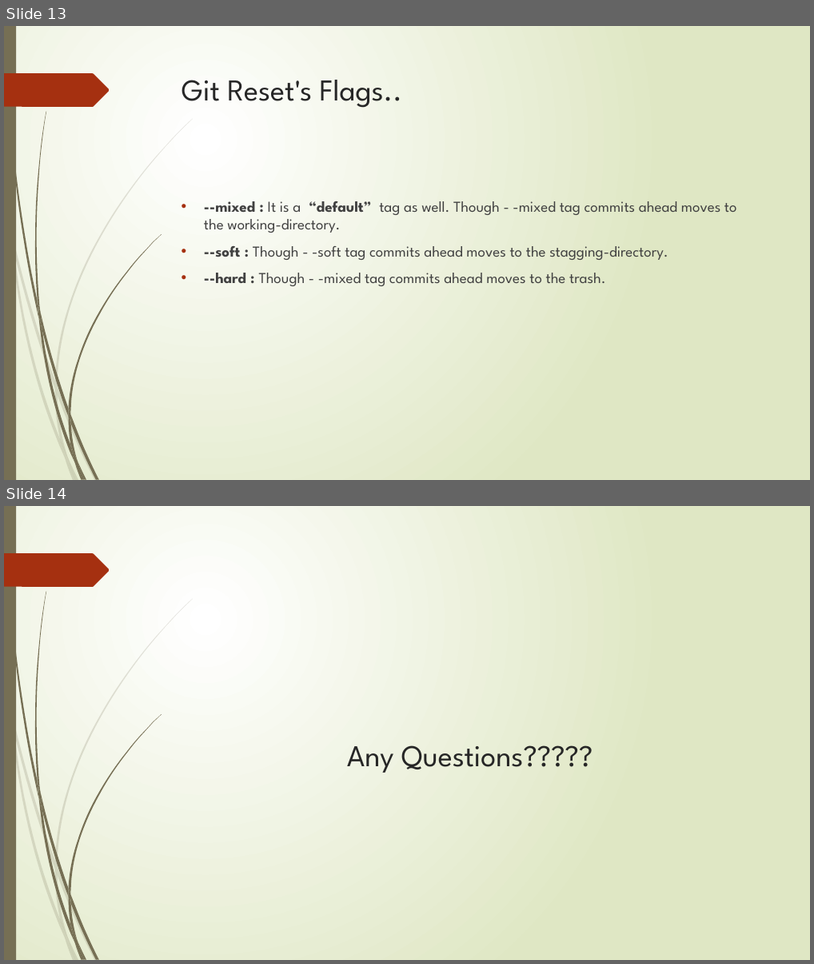
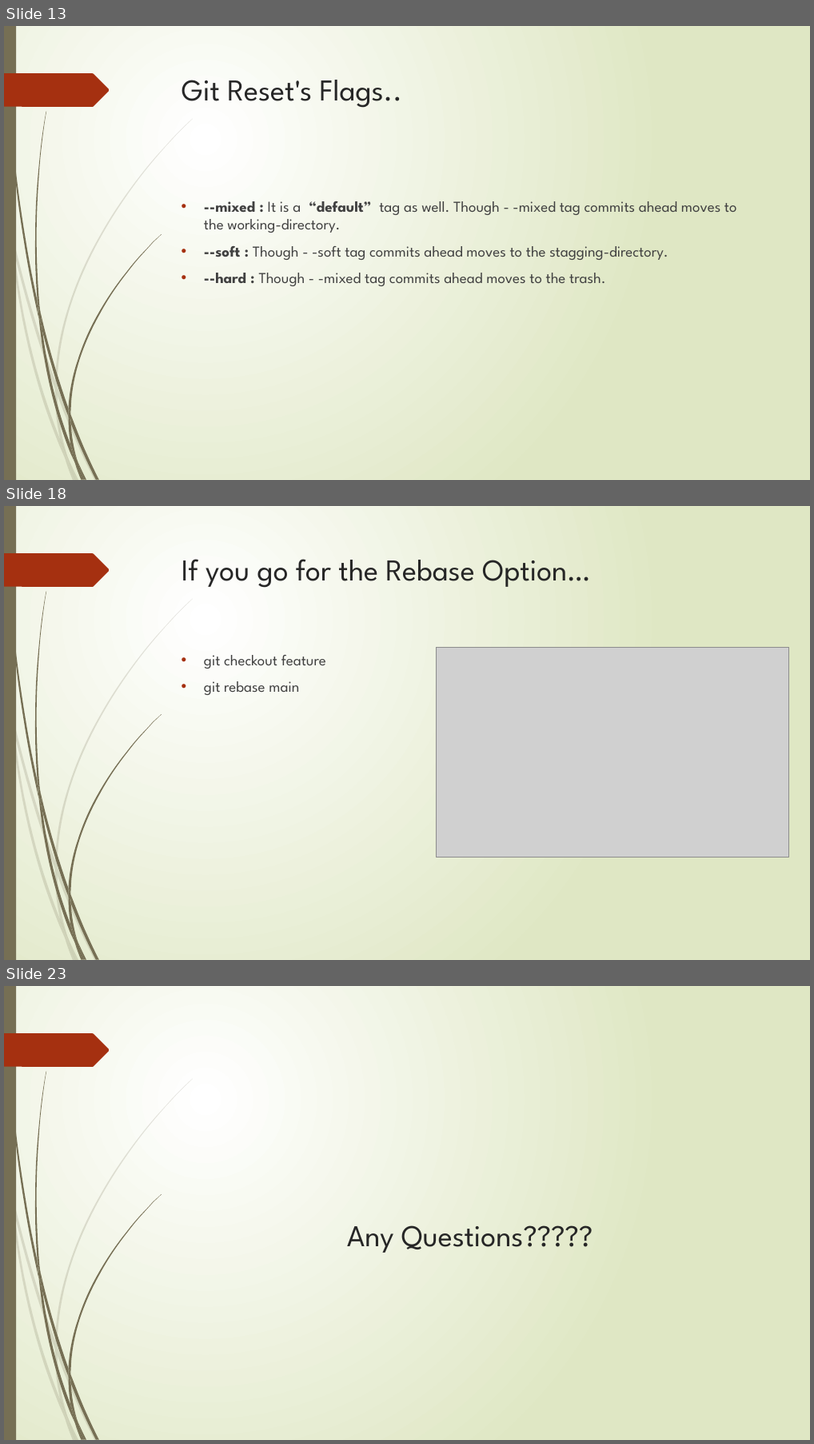
Before and after one commit to saad-janjua/assignment, a slide deck: Version Control with Git.pptx. Shown one above the other, each under a label of ours: slides 13 and 14 before the commit, slides 13, 18 and 23 after it; the slides between them are not shown. The pictures are 814x964 and 814x1444 pixels, drawn with LibreOffice and Linux fonts; fonts in the diff are those of the drawing; grey boxes stand for pictures. Boxes give left, top, right and bottom in pixels: in the first picture for what was removed or moved away, otherwise in the second. Text is boxed around its words. In the diff, an @@ line names an element or a change of style, - is before the commit and + after.

```diff
--- a/Version Control with Git.pptx
+++ b/Version Control with Git.pptx
@@ slide 18 added at (4, 506, 810, 960), background gradient #FFFFFF to #DFE8C4; not listed: 24 template elements that a slide beside it also shows @@
@@ title added at (182, 559, 590, 588), 36 pt, text #262626 @@
+If you go for the Rebase Option…
@@ picture added at (437, 647, 790, 857) @@
@@ text added at (204, 655, 326, 695), 18 pt, text #404040 @@
+• git checkout feature
+• git rebase main
@@ what was slide 14 is now slide 23 @@
```
Also in this commit, not shown: 4 slides changed, 8 other slides added.
